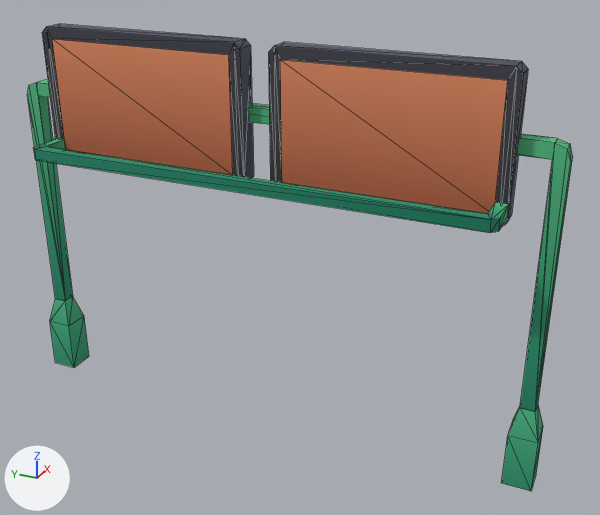
The glTF model kenney/city-kit-roads/sign-highway.glb, before and after one commit.
Camera for both pictures: a 50 mm lens placed at (-1.202, -0.602, 0.942), pointed at (-0.014, -0.067, 0.348). The lights are fixed; the arrows at lower left show +X, +Y and +Z. The older version comes first. Mesh edges are drawn as thin lines. Vertices at exactly the same position are counted once.

Names of what the first picture shows: 'sign-highway'.
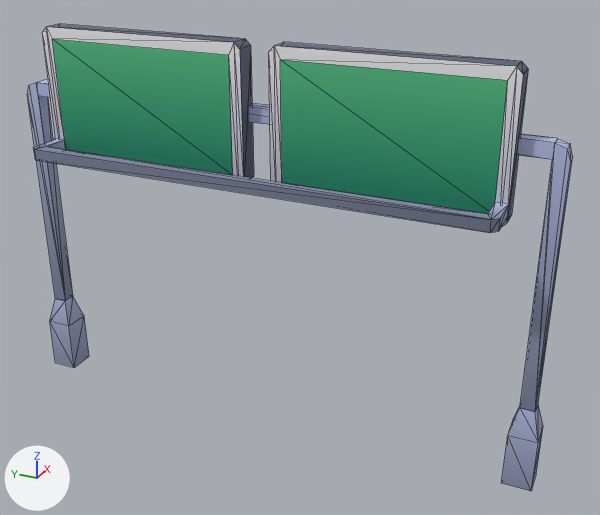
Location of each change, (x1, y1, x2, y2) in pixels of the pictures (600 x 515 px; the box of a moved part takes in the faces that stretch with it):
part 1 of me_sign_highway, moved or reshaped
    both: (52, 39, 508, 214)
part 2 of me_sign_highway, surface changed
    both: (27, 24, 573, 491)

The change, as a list of edits to the scene's bpy script:
```text
Change me_sign_highway:
    used by ob_sign_highway; location = (0.0, 0.0, 0.0)
    verts and faces of me_sign_highway; kept vertices keep their numbers, new ones are numbered from 116
    before: 30 (-0.037, -0.392, 0.488), 35 (-0.037, 0.392, 0.488) at pixel (65, 150), 108 (-0.038, 0.392, 0.488) at pixel (65, 150), 109 (-0.038, 0.392, 0.687) at pixel (52, 38), 110 (-0.038, 0.045, 0.488) at pixel (232, 175)
    before: 112 (-0.038, -0.045, 0.488) at pixel (281, 182), 113 (-0.038, -0.045, 0.687) at pixel (280, 59), 114 (-0.038, -0.392, 0.488), 115 (-0.038, -0.392, 0.687) at pixel (507, 80)
    remove me_sign_highway.from_pydata(...)  # 116 vertices, 180 faces; spans x -0.107..0.025, y -0.5..0.5, z 0.0..0.707
    add me_sign_highway.from_pydata(...)  # 114 vertices, 180 faces; spans x -0.107..0.025, y -0.5..0.5, z 0.0..0.707
    me_sign_highway part 1
    add delete_vertices([108, 114])  # with the faces that use them
    add faces += [(35, 110, 109), (30, 113, 112), (30, 115, 113)]
    me_sign_highway part 2: 177 kept faces spanning x -0.107..0.025, y -0.5..0.5, z 0.0..0.707 get new texture (UV) coordinates
```
